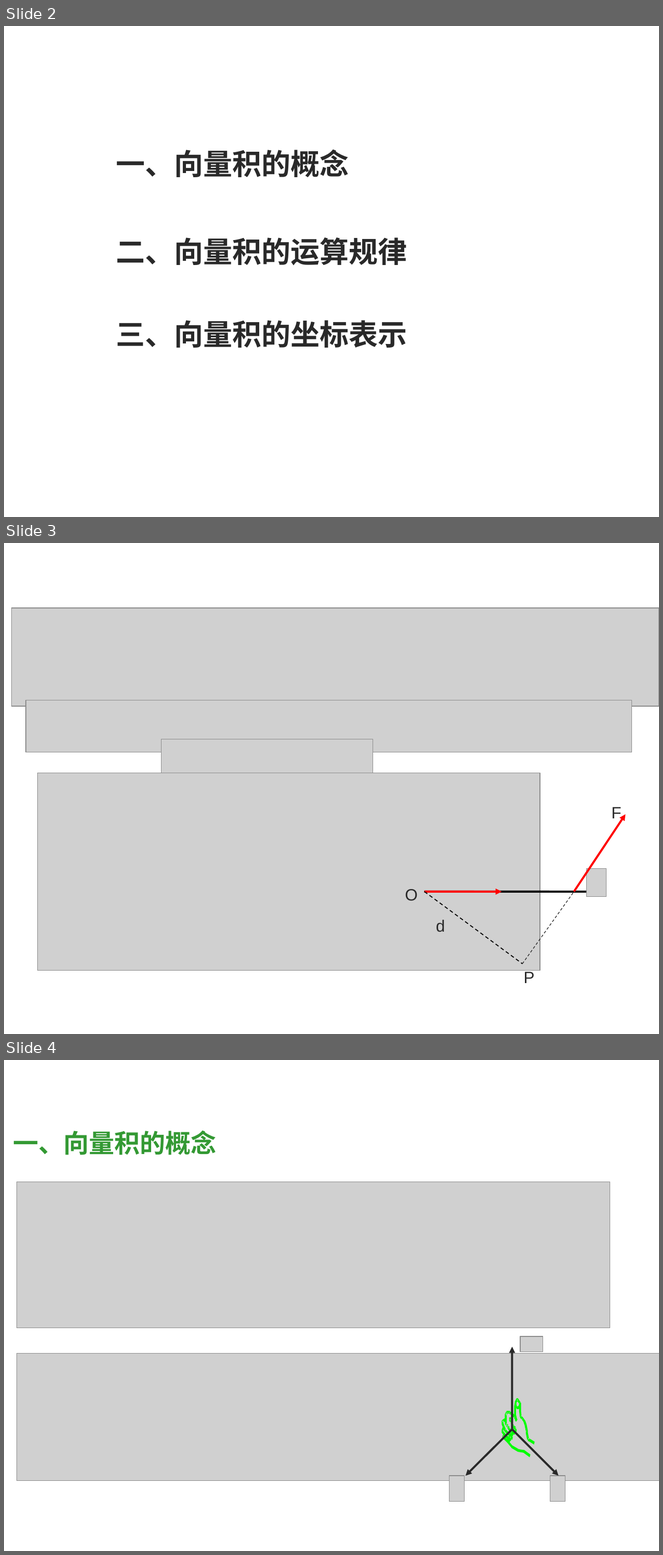
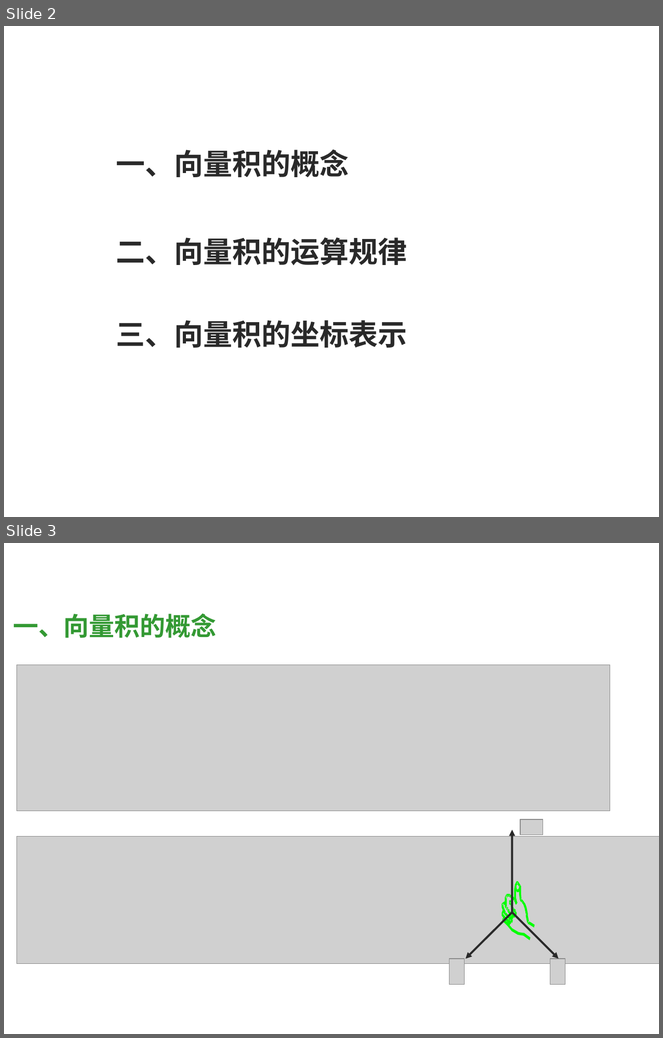
Before and after one commit to weihuayi/class, a slide deck: analyticgeometry/PPT/1-8.ppt. Shown one above the other, each under a label of ours: slides 2, 3 and 4 before the commit, slides 2 and 3 after it. The pictures are 663x1555 and 663x1038 pixels, drawn with LibreOffice and Linux fonts; fonts in the diff are those of the drawing; grey boxes stand for pictures; background and template pictures are left out. Boxes give left, top, right and bottom in pixels: in the first picture for what was removed or moved away, otherwise in the second. Text is boxed around its words. In the diff, an @@ line names an element or a change of style, - is before the commit and + after.

```diff
--- a/analyticgeometry/PPT/1-8.ppt
+++ b/analyticgeometry/PPT/1-8.ppt
@@ slide 3 removed at <box>4,543,659,1034</box>, background picture (left out) @@
@@ picture removed at <box>12,608,659,706</box> @@
@@ picture removed at <box>26,700,632,753</box> @@
@@ picture removed at <box>161,740,373,779</box> @@
@@ picture removed at <box>37,773,540,970</box> @@
@@ text removed at <box>611,807,621,822</box> @@
-F
@@ arrow removed from (574, 891) to (626, 814) @@
@@ picture removed at <box>586,869,607,897</box> @@
@@ text removed at <box>405,889,417,901</box> @@
-O
@@ line removed from (425, 891) to (605, 891) @@
@@ arrow removed from (425, 891) to (502, 891) @@
@@ line removed from (425, 891) to (522, 964) @@
@@ line removed from (522, 964) to (574, 891) @@
@@ text removed at <box>436,920,445,932</box> @@
-d
@@ text removed at <box>524,970,535,983</box> @@
-P
@@ what was slide 4 is now slide 3 @@
```
Also in this commit, not shown: 9 other files.
